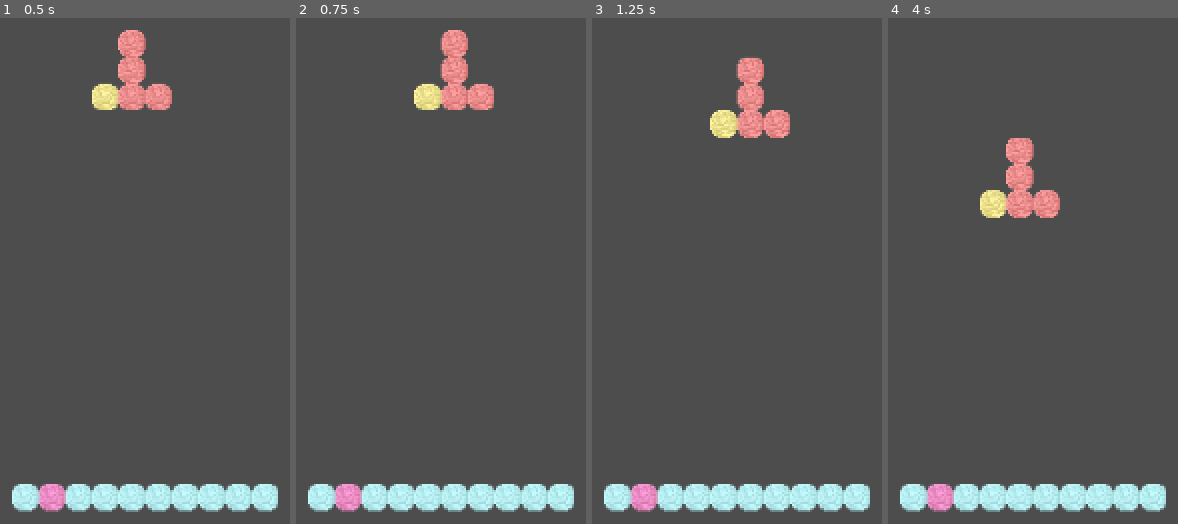
Above: before the commit, frames 1-4 (left to right).
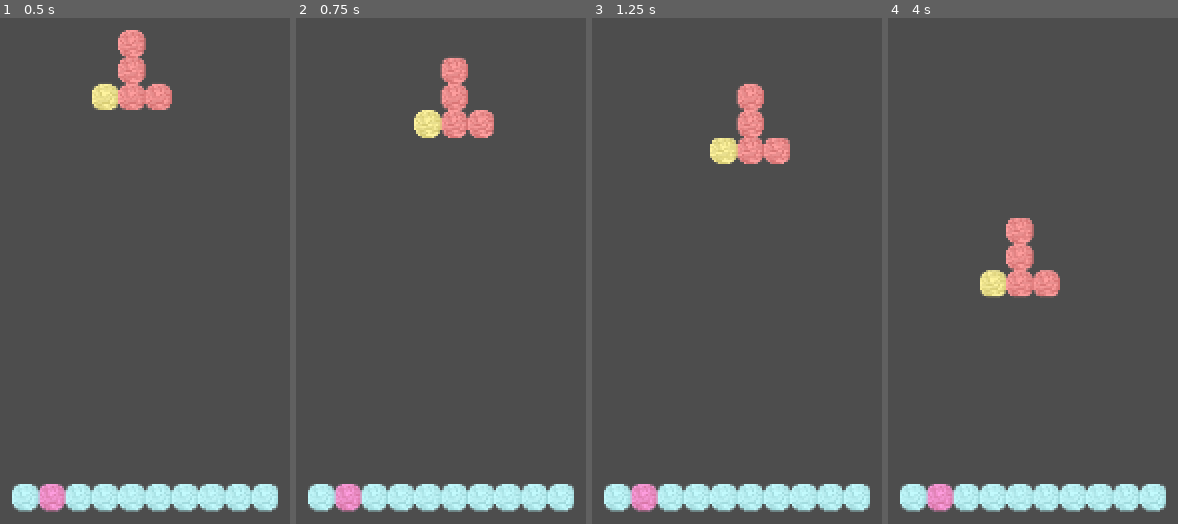
Above: after the commit, the same moments.

Repository: Paradox694/Aerial-Survivor
Game: Godot game, scene res://Grid/GridTest.tscn
Same seed, same stepped clock (60 frames per second), same inputs: the game is played once before the commit and once after it.
Inputs:
- Up to frame 1 (0.5 s): no input
- Up to frame 2 (0.75 s): tap Enter at 0.5 s; hold D (MoveBlockRight) from 0.53 s (still down)
- Up to frame 3 (1.25 s): keep holding D (MoveBlockRight)
- Up to frame 4 (4 s): release D (MoveBlockRight) at 1.28 s; hold A (MoveBlockLeft) 1.28-2.03 s; hold D (MoveBlockRight) 2.03-3.53 s; tap Space at 3.5 s; hold A (MoveBlockLeft) from 3.53 s (still down)

Frame 1 is identical in both runs. In frame 2, 2.7% of the frame differs, in the area x 40-69%, y 2-24%; in frame 3, 2.7%; in frame 4, 4.5%, in the area x 31-60%, y 23-56%.

Commit message:
rotation collsion works

Diff:
--- a/Grid/GridTest.tscn
+++ b/Grid/GridTest.tscn
@@ -21,6 +21,7 @@
 
 [node name="GridBlockFallTimer" type="Timer" parent="MainGrid"]
 process_callback = 0
+wait_time = 0.5
 autostart = true
 
 [connection signal="timeout" from="MainGrid/GridBlockFallTimer" to="MainGrid" method="_on_grid_block_fall_timer_timeout"]
--- a/Grid/MainGridSystem.gd
+++ b/Grid/MainGridSystem.gd
@@ -170,6 +170,13 @@
 				return false
 	return true
 
+func checkForMoveCollison(MoveDelta : int):
+	for r in range(FBGRowSize):
+		for c in range(FBGColSize):
+			if(MainGridRead(c + FBGReferenceLocation.x + MoveDelta, r + FBGReferenceLocation.y) != 0 and FallingBlockGrid[(r * FBGColSize) + c] != 0):
+				return false
+	return true
+
 #cheacks to see if any FBGrid blocks are out of bounds. if there are it moves the FBGrid to solve the issue
 func checkFBGridOutOfBounds():
 
